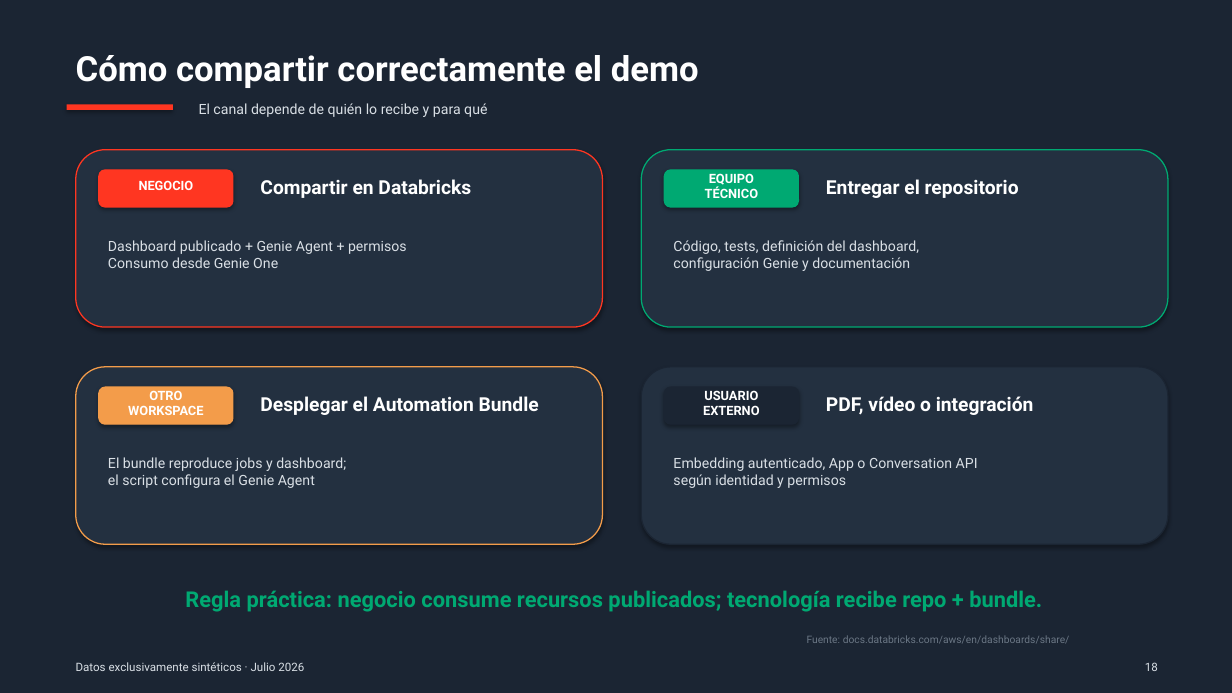
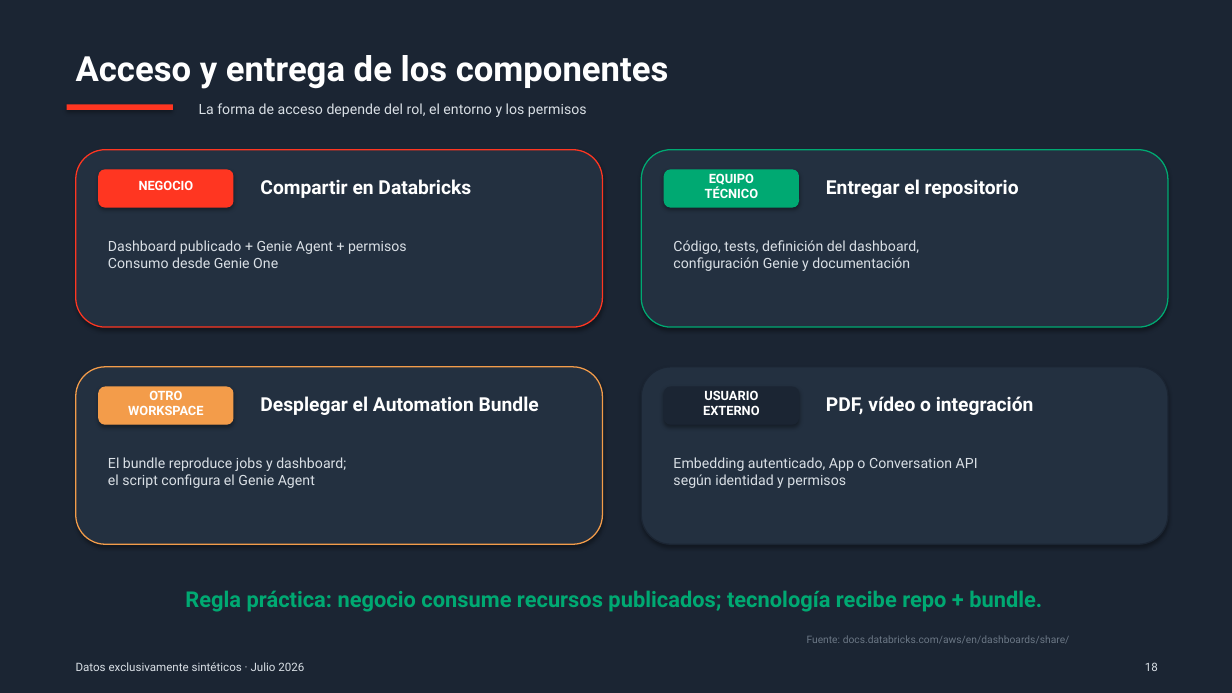
Before and after one commit to Rafavermar/Databricks-Genie-Demo, a slide deck: slide 18 of presentation/renewable_operations_demo.pptx. Drawn at 1232x693 pixels with LibreOffice and Linux fonts; fonts in the diff are those of the drawing. Boxes give left, top, right and bottom in pixels: in the first picture for what was removed or moved away, otherwise in the second. Text is boxed around its words. In the diff, an @@ line names an element or a change of style, - is before the commit and + after.

```diff
--- a/presentation/renewable_operations_demo.pptx
+++ b/presentation/renewable_operations_demo.pptx
@@ text at (x1=76, y1=55, x2=668, y2=89): text changed @@
-Cómo compartir correctamente el demo
+Acceso y entrega de los componentes
@@ text at (x1=199, y1=103, x2=587, y2=117): text changed @@
-El canal depende de quién lo recibe y para qué
+La forma de acceso depende del rol, el entorno y los permisos
```
Also in this commit, not shown: 7 other slides changed, 49 other files.
